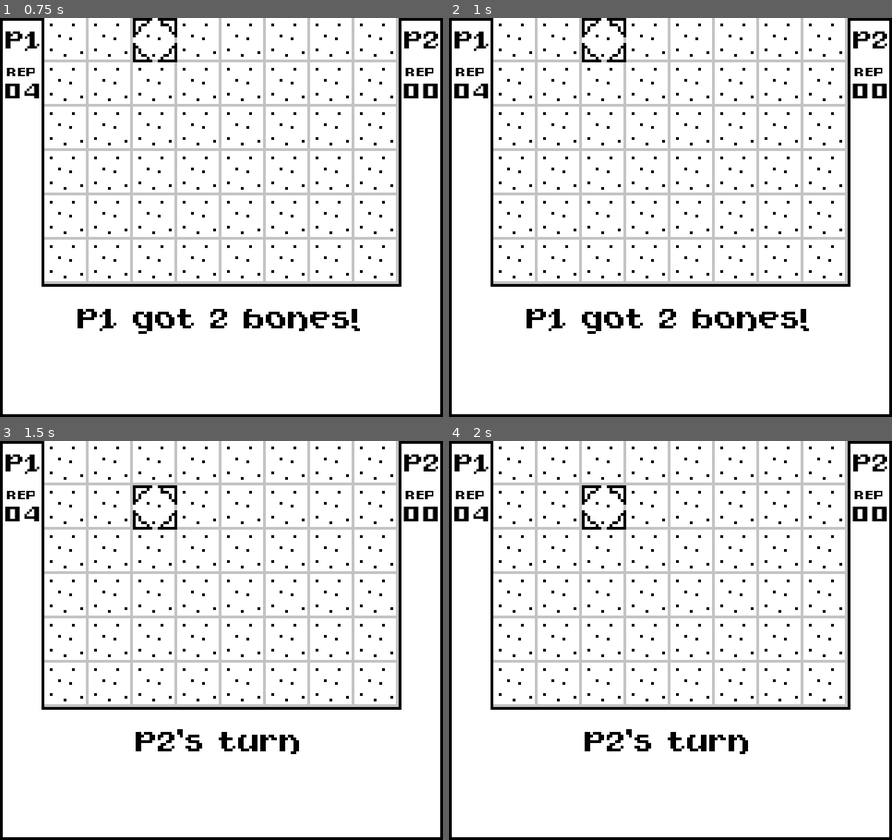
Above: before the commit, frames 1-4 (two rows, left to right).
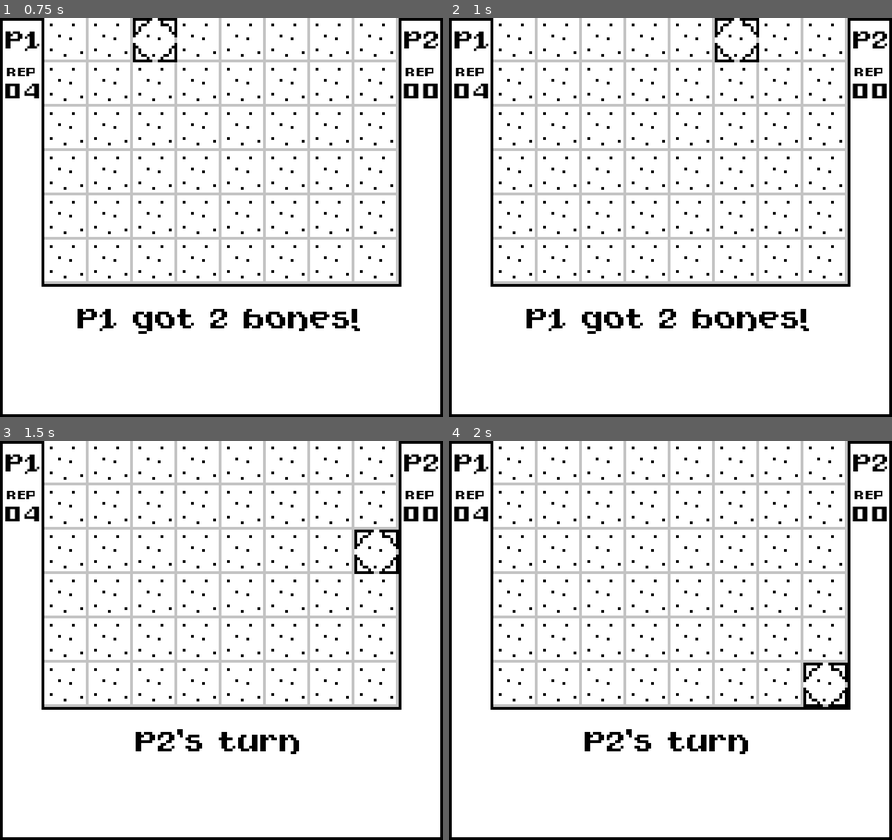
Above: after the commit, the same moments.

Repository: Saf-bonesman/bone-wars-proto-1
Game: Godot game, scene res://scenes/Game.tscn
The game is run twice, just before and just after one commit, with the same random seed, the same clock (stepped at 60 frames per second) and the same inputs.
Inputs:
- Up to frame 1 (0.75 s): tap Enter at 0.5 s; hold D (action_right) from 0.53 s (still down)
- Up to frame 2 (1 s): keep holding D (action_right)
- Up to frame 3 (1.5 s): release D (action_right) at 1.28 s; hold S (action_down) from 1.28 s (still down)
- Up to frame 4 (2 s): keep holding S (action_down)

Frame 1 is identical in both runs. In frame 2, 0.7% of the frame differs, in the area x 30-70%, y 0-12%; in frame 3, 0.7%; in frame 4, 0.7%.

Commit message:
Updated movement to remove diags

Diff:
--- a/project.godot
+++ b/project.godot
@@ -62,6 +62,18 @@
 , Object(InputEventKey,"resource_local_to_scene":false,"resource_name":"","device":-1,"window_id":0,"alt_pressed":false …(186 unchanged characters)…
 ]
 }
+action_move={
+"deadzone": 0.2,
+"events": [Object(InputEventKey,"resource_local_to_scene":false,"resource_name":"","device":16,"window_id":0,"alt_pressed":false,"shift_pressed":false,"ctrl_pressed":false,"meta_pressed":false,"pressed":false,"keycode":0,"physical_keycode":68,"key_label":0,"unicode":0,"location":0,"echo":false,"script":null)
+, Object(InputEventKey,"resource_local_to_scene":false,"resource_name":"","device":16,"window_id":0,"alt_pressed":false,"shift_pressed":false,"ctrl_pressed":false,"meta_pressed":false,"pressed":false,"keycode":0,"physical_keycode":83,"key_label":0,"unicode":0,"location":0,"echo":false,"script":null)
+, Object(InputEventKey,"resource_local_to_scene":false,"resource_name":"","device":16,"window_id":0,"alt_pressed":false,"shift_pressed":false,"ctrl_pressed":false,"meta_pressed":false,"pressed":false,"keycode":0,"physical_keycode":65,"key_label":0,"unicode":0,"location":0,"echo":false,"script":null)
+, Object(InputEventKey,"resource_local_to_scene":false,"resource_name":"","device":16,"window_id":0,"alt_pressed":false,"shift_pressed":false,"ctrl_pressed":false,"meta_pressed":false,"pressed":false,"keycode":0,"physical_keycode":87,"key_label":0,"unicode":0,"location":0,"echo":false,"script":null)
+, Object(InputEventKey,"resource_local_to_scene":false,"resource_name":"","device":16,"window_id":0,"alt_pressed":false,"shift_pressed":false,"ctrl_pressed":false,"meta_pressed":false,"pressed":false,"keycode":0,"physical_keycode":4194320,"key_label":0,"unicode":0,"location":0,"echo":false,"script":null)
+, Object(InputEventKey,"resource_local_to_scene":false,"resource_name":"","device":16,"window_id":0,"alt_pressed":false,"shift_pressed":false,"ctrl_pressed":false,"meta_pressed":false,"pressed":false,"keycode":0,"physical_keycode":4194322,"key_label":0,"unicode":0,"location":0,"echo":false,"script":null)
+, Object(InputEventKey,"resource_local_to_scene":false,"resource_name":"","device":16,"window_id":0,"alt_pressed":false,"shift_pressed":false,"ctrl_pressed":false,"meta_pressed":false,"pressed":false,"keycode":0,"physical_keycode":4194319,"key_label":0,"unicode":0,"location":0,"echo":false,"script":null)
+, Object(InputEventKey,"resource_local_to_scene":false,"resource_name":"","device":16,"window_id":0,"alt_pressed":false,"shift_pressed":false,"ctrl_pressed":false,"meta_pressed":false,"pressed":false,"keycode":0,"physical_keycode":4194321,"key_label":0,"unicode":0,"location":0,"echo":false,"script":null)
+]
+}
 
 [physics]
 
--- a/scenes/Player.tscn
+++ b/scenes/Player.tscn
@@ -5,7 +5,6 @@
 [ext_resource type="Texture2D" uid="uid://c7bxph0xue0cw" path="res://assets/characters/cursor_placeholder.png" id="2_v6fml"]
 
 [node name="Player" type="Node2D" unique_id=30233815]
-position = Vector2(24, 8)
 script = ExtResource("1_3li8b")
 
 [node name="PlayerMenu" parent="." unique_id=1982733969 instance=ExtResource("1_p0vlq")]
@@ -14,6 +13,6 @@
 texture = ExtResource("2_v6fml")
 
 [node name="MoveTimer" type="Timer" parent="." unique_id=1033107008]
-wait_time = 0.1
+wait_time = 0.07
 
 [connection signal="timeout" from="MoveTimer" to="." method="_on_move_timer_timeout"]
--- a/scripts/player.gd
+++ b/scripts/player.gd
@@ -8,6 +8,7 @@
 # Called when the node enters the scene tree for the first time.
 func _ready() -> void:
 	move_timer = get_node("MoveTimer")
+
 #Limit screen
 func limit_pos() -> void:
 	curr_pos.x = clamp(curr_pos.x,0,w)
@@ -16,29 +17,22 @@
 # Movin' the cursor
 func _input(_event) -> void:
 	move_timer.start()
+
+# repeat timer
+func _on_move_timer_timeout() -> void:
 	if Input.is_action_pressed("action_left"):
 		curr_pos.x -= 1
-		print("moved l " + str(curr_pos.x) + ", " + str(curr_pos.y))
+		# print("moved l " + str(curr_pos.x) + ", " + str(curr_pos.y))
 	elif Input.is_action_pressed("action_right"):
 		curr_pos.x += 1
-		print("moved r " + str(curr_pos.x) + ", " + str(curr_pos.y))
+		# print("moved r " + str(curr_pos.x) + ", " + str(curr_pos.y))
 	elif Input.is_action_pressed("action_up"):
 		curr_pos.y -= 1
-		print("moved up " + str(curr_pos.x) + ", " + str(curr_pos.y))
+		# print("moved up " + str(curr_pos.x) + ", " + str(curr_pos.y))
 	elif Input.is_action_pressed("action_down"):
 		curr_pos.y += 1
-		print("moved down " + str(curr_pos.x) + ", " + str(curr_pos.y))
+		# print("moved down " + str(curr_pos.x) + ", " + str(curr_pos.y))
 	limit_pos()
 	position = Vector2i(
 		curr_pos.x * tile_height + tile_height/2,
 		curr_pos.y * tile_height + tile_height/2)
-	# stop timer when not in use
-	if Input.is_action_just_released("action_left") || \
-	Input.is_action_just_released("action_right") || \
-	Input.is_action_just_released("action_up") || \
-	Input.is_action_just_released("action_down"):
-		move_timer.stop()
-
-# repeat timer
-func _on_move_timer_timeout() -> void:
-	move_timer.start()
